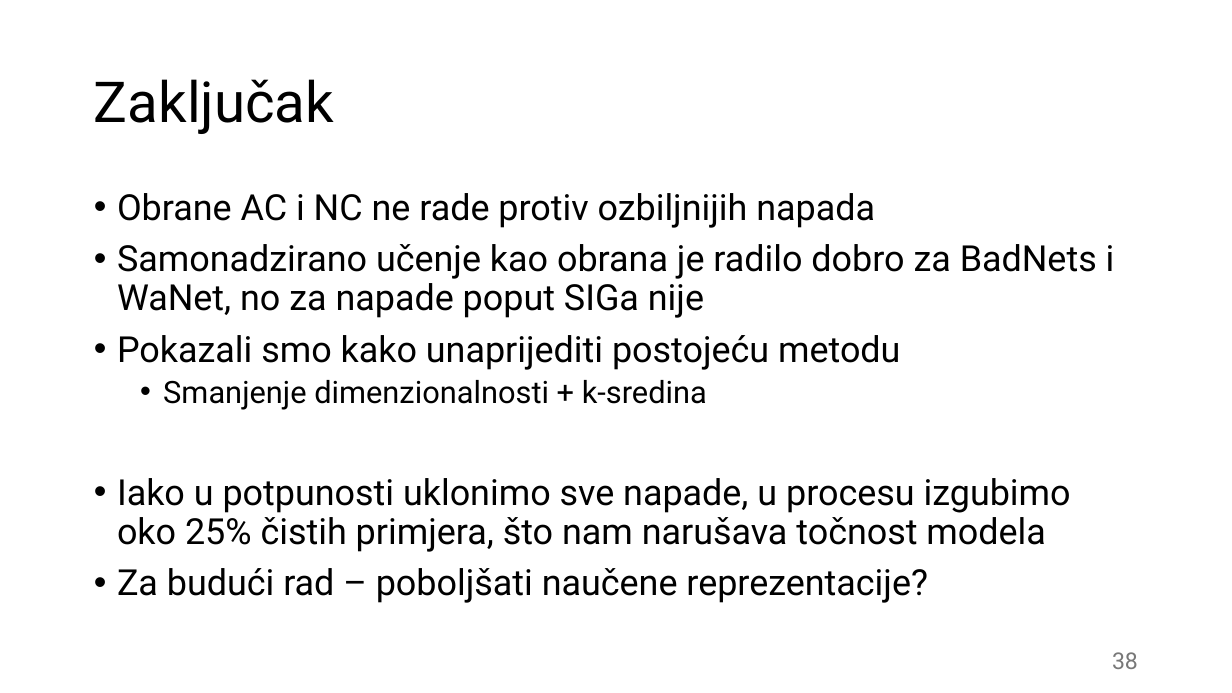
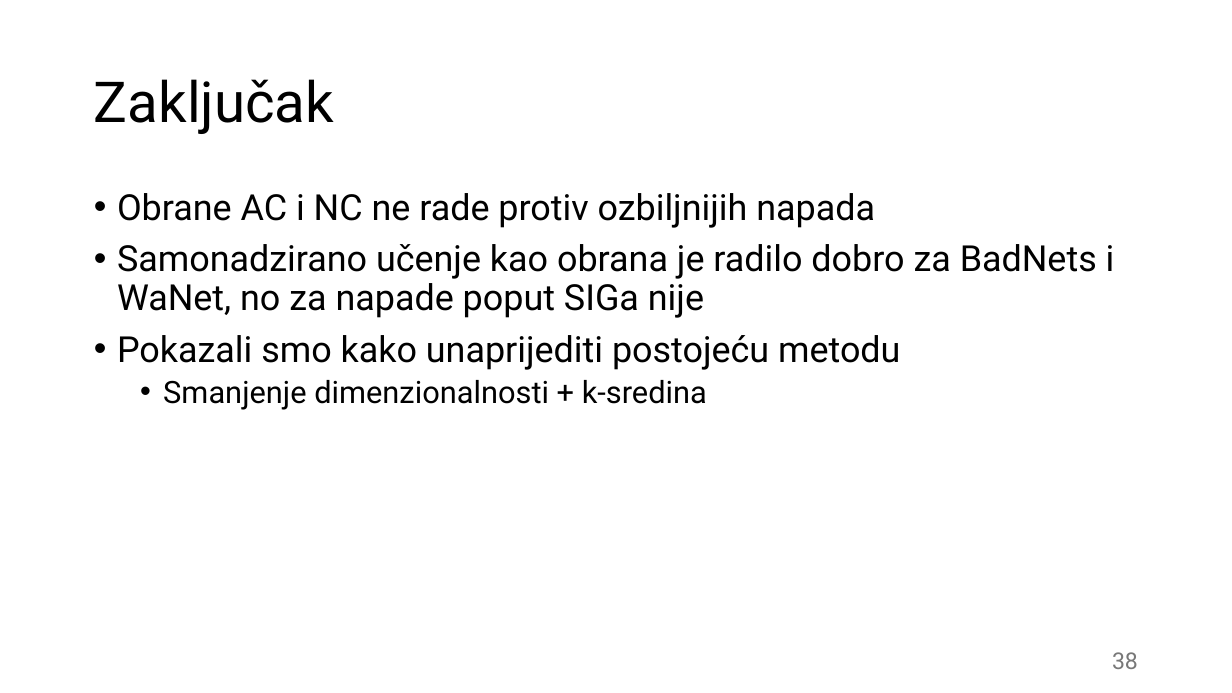
Before and after one commit to LukaD00/selfsupervised-cleanse, a slide deck: slide 38 of diplomski.pptx. Drawn at 1232x693 pixels with LibreOffice and Linux fonts; fonts in the diff are those of the drawing. Boxes give left, top, right and bottom in pixels: in the first picture for what was removed or moved away, otherwise in the second. Text is boxed around its words. In the diff, an @@ line names an element or a change of style, - is before the commit and + after.

Commit message:
final commit - slides and pdf

```diff
--- a/diplomski.pptx
+++ b/diplomski.pptx
@@ text at <box>117,478,1071,603</box>: paragraphs removed @@
-• Iako u potpunosti uklonimo sve napade, u procesu izgubimo oko 25% čistih primjera, što nam narušava točnost modela
-• Za budući rad – poboljšati naučene reprezentacije?
```
Also in this commit, not shown: 2 other slides changed, 1 slide added, 3 other files.
